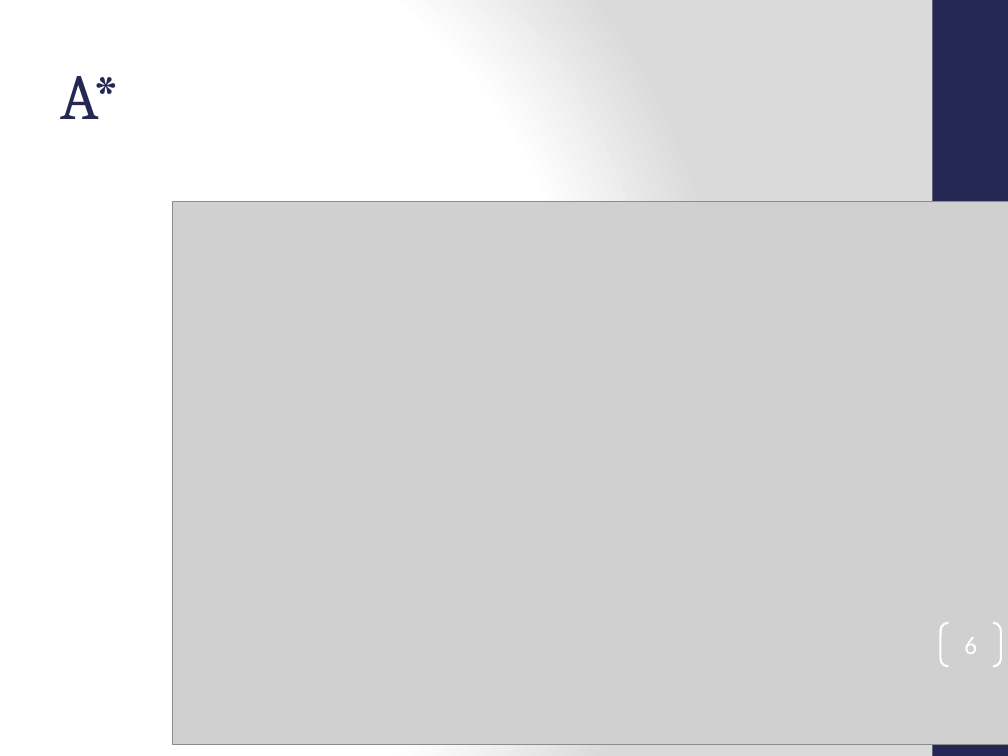
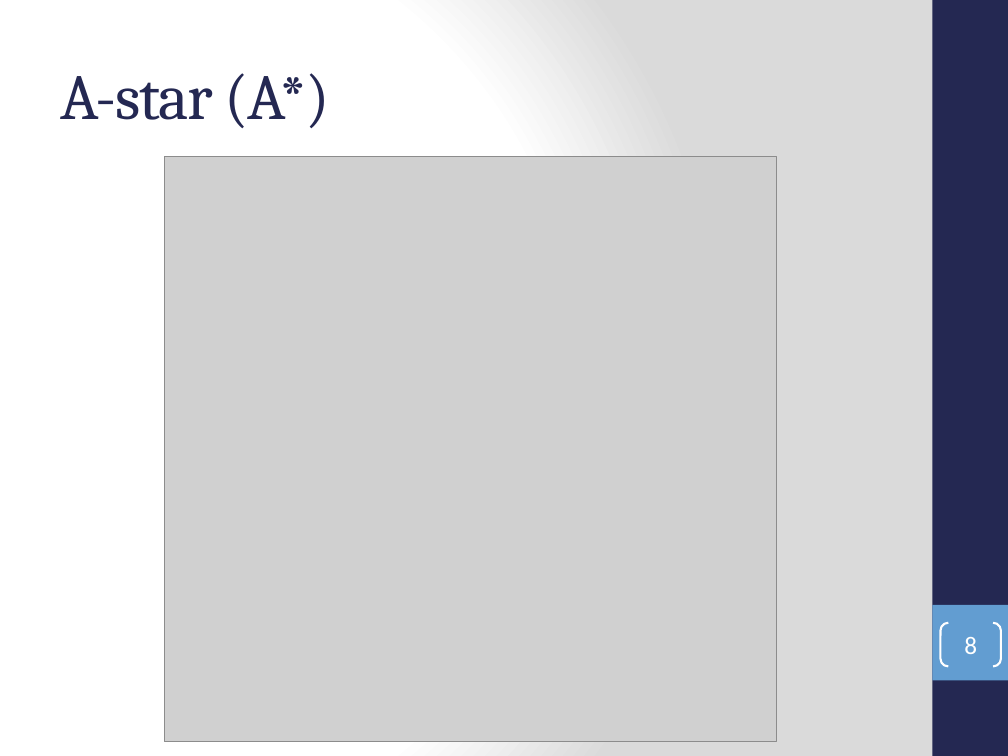
Before and after one commit to Victordh/VliegFruit, a slide deck: slide 8 of Presentaties/week-3/Presentatie3.pptx (slide 6 before the commit). Drawn at 1008x756 pixels with LibreOffice and Linux fonts; fonts in the diff are those of the drawing; grey boxes stand for pictures. Boxes give left, top, right and bottom in pixels: in the first picture for what was removed or moved away, otherwise in the second. Text is boxed around its words. In the diff, an @@ line names an element or a change of style, - is before the commit and + after.

Commit message:
Updated the powerpoint file

```diff
--- a/Presentaties/week-3/Presentatie3.pptx
+++ b/Presentaties/week-3/Presentatie3.pptx
@@ title at (60, 73, 330, 128): text changed @@
-A*
+A-star (A*)
@@ picture: place and size @@
-picture at (172, 202, 1008, 744)
+picture at (164, 156, 777, 742)
@@ rectangle added at (932, 605, 1008, 680), fill #629DD1 @@
@@ page number at (964, 637, 977, 654): text changed @@
-6
+8
```
Also in this commit, not shown: 4 slides added, 3 slides removed, 1 other file.
